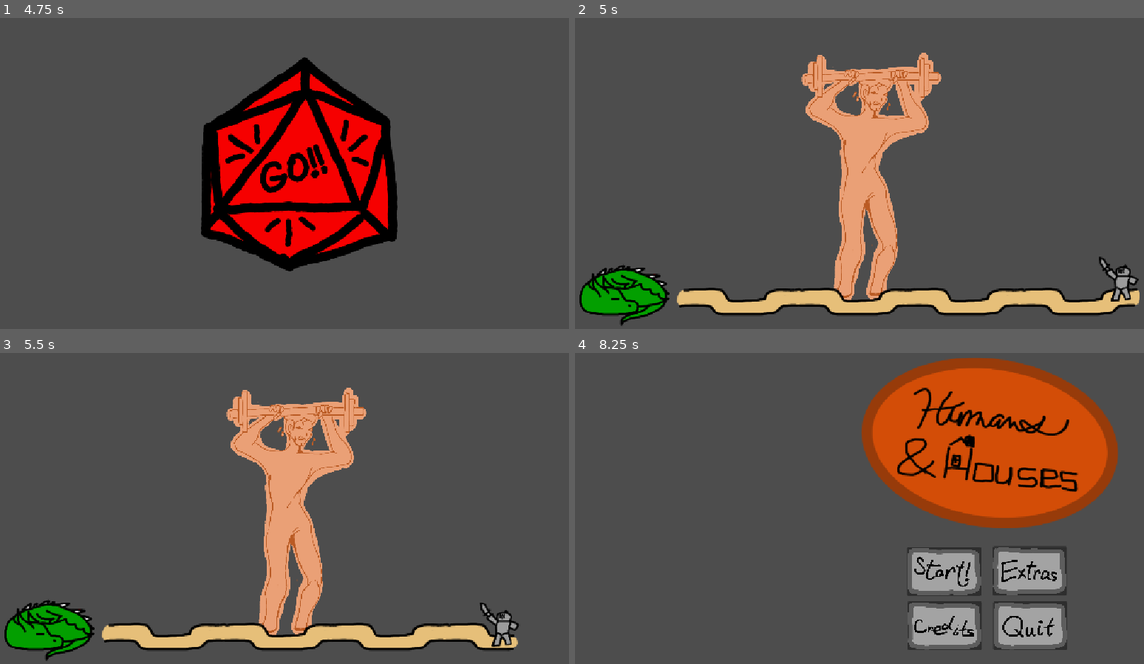
Above: before the commit, frames 1-4 (two rows, left to right).
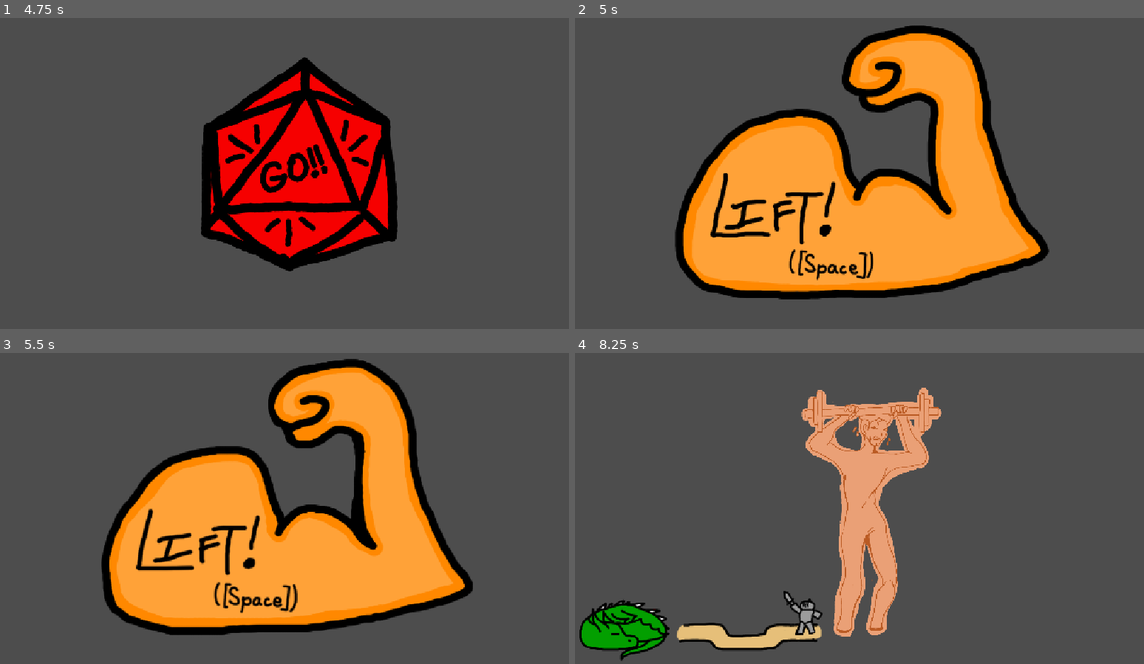
Above: after the commit, the same moments.

Repository: Sharpy796/acm-gamejam-2026
Game: Godot game, scene res://scenes/titlescreen.tscn
The game is run twice, just before and just after one commit, with the same random seed, the same clock (stepped at 60 frames per second) and the same inputs.
Inputs (mouse positions are in pixels of both pictures, inside the frame that each line leads up to):
- Up to frame 1 (4.75 s): click (369, 235) at 0.5 s; click (45, 282) at 1.25 s; click (369, 235) at 2 s; click (170, 167) at 2.75 s; tap Enter at 3.5 s; tap Space at 3.77, 4.25, 4.52 s
- Up to frame 2 (5 s): no input
- Up to frame 3 (5.5 s): no input
- Up to frame 4 (8.25 s): tap Space at 6.02, 6.77, 7.52 s

Frame 1 is identical in both runs. In frame 2, 45% of the frame differs, in the area x 0-100%, y 2-100%; in frame 3, 45%; in frame 4, 35%.

Commit message:
feat: game title splashes done

Diff:
--- a/Globals.gd
+++ b/Globals.gd
@@ -1,6 +1,6 @@
 extends Node
 
-var level1Minigames: Array[String] = ["minigameCoffee","minigameWeights"]
+var level1Minigames: Array[String] = ["transitions/brewcoffee","transitions/lift"]
 var currentMinigame : int = 0
 var currentSpeed : int = 1
 
--- a/scenes/minigames/brewcoffee.gd
+++ b/scenes/minigames/brewcoffee.gd
@@ -15,7 +15,7 @@
 
 func _on_button_pressed() -> void:
 	play()
-	timer.wait_time = 1.5
+	timer.wait_time = 1.5*Globals.getTimerAdjustment()
 	timer.one_shot = true
 	timer.start()
 	minigame_completed.emit()
--- a/scenes/minigames/scottlift.gd
+++ b/scenes/minigames/scottlift.gd
@@ -38,7 +38,7 @@
 		frame = 0
 	else:
 		frame = 2
-		timer.wait_time = 1.5
+		timer.wait_time = 1.5*Globals.getTimerAdjustment()
 		timer.one_shot = true
 		timer.start()
 		continuing = true
--- a/scenes/transitions/animate_countdown.gd
+++ b/scenes/transitions/animate_countdown.gd
@@ -18,6 +18,6 @@
 func _on_timer_timeout() -> void:
 	countdown -= 1
 	if countdown < 0:
-		get_tree().change_scene_to_file("res://scenes/minigames/%s.tscn" % Globals.getCurrentMinigame())
+		get_tree().change_scene_to_file("res://scenes/%s.tscn" % Globals.getCurrentMinigame())
 	else:
 		frame = countdown
--- /dev/null
+++ b/scenes/transitions/brewcoffee.tscn
@@ -0,0 +1,32 @@
+[gd_scene format=3 uid="uid://nknsi1ebmwqh"]
+
+[ext_resource type="Texture2D" uid="uid://do67e4v2154de" path="res://assets/transitionsplashes/brewcoffee/brewcoffee2.png" id="2_gcn4q"]
+[ext_resource type="Script" uid="uid://hqr4akevdpm" path="res://scenes/transitions/transitioncoffee.gd" id="3_ew5k0"]
+[ext_resource type="Texture2D" uid="uid://c2shoia0ocaj3" path="res://assets/transitionsplashes/brewcoffee/brewcoffee3.png" id="3_kr4bh"]
+
+[sub_resource type="SpriteFrames" id="SpriteFrames_lfxu0"]
+animations = [{
+"frames": [{
+"duration": 1.0,
+"texture": ExtResource("2_gcn4q")
+}, {
+"duration": 1.0,
+"texture": ExtResource("3_kr4bh")
+}],
+"loop": 1,
+"name": &"default",
+"speed": 5.0
+}]
+
+[node name="Node2D" type="Node2D" unique_id=130098012]
+
+[node name="AnimatedSprite2D" type="AnimatedSprite2D" parent="." unique_id=1412288358]
+position = Vector2(578, 323)
+sprite_frames = SubResource("SpriteFrames_lfxu0")
+frame_progress = 0.5682893
+speed_scale = 2.0
+script = ExtResource("3_ew5k0")
+
+[node name="Timer" type="Timer" parent="AnimatedSprite2D" unique_id=1910458744]
+
+[connection signal="timeout" from="AnimatedSprite2D/Timer" to="AnimatedSprite2D" method="_on_timer_timeout"]
--- /dev/null
+++ b/scenes/transitions/lift.tscn
@@ -0,0 +1,36 @@
+[gd_scene format=3 uid="uid://bw8c3f81qlol4"]
+
+[ext_resource type="Texture2D" uid="uid://dw6vqkjqadg0v" path="res://assets/transitionsplashes/lift/lift1.png" id="1_mspnj"]
+[ext_resource type="Texture2D" uid="uid://cudn6lr3erpjq" path="res://assets/transitionsplashes/lift/lift2.png" id="2_irtt8"]
+[ext_resource type="Texture2D" uid="uid://cfmkmp1ayl1o1" path="res://assets/transitionsplashes/lift/lift3.png" id="3_j7hl5"]
+[ext_resource type="Script" uid="uid://bjne8b626pjao" path="res://scenes/transitions/transitionlift.gd" id="4_mspnj"]
+
+[sub_resource type="SpriteFrames" id="SpriteFrames_lfxu0"]
+animations = [{
+"frames": [{
+"duration": 1.0,
+"texture": ExtResource("1_mspnj")
+}, {
+"duration": 1.0,
+"texture": ExtResource("2_irtt8")
+}, {
+"duration": 1.0,
+"texture": ExtResource("3_j7hl5")
+}],
+"loop": 2,
+"name": &"default",
+"speed": 3.75
+}]
+
+[node name="Node2D" type="Node2D" unique_id=130098012]
+
+[node name="AnimatedSprite2D" type="AnimatedSprite2D" parent="." unique_id=1412288358]
+position = Vector2(578, 323)
+sprite_frames = SubResource("SpriteFrames_lfxu0")
+frame_progress = 0.2311403
+speed_scale = 2.0
+script = ExtResource("4_mspnj")
+
+[node name="Timer" type="Timer" parent="AnimatedSprite2D" unique_id=1910458744]
+
+[connection signal="timeout" from="AnimatedSprite2D/Timer" to="AnimatedSprite2D" method="_on_timer_timeout"]
--- /dev/null
+++ b/scenes/transitions/transitioncoffee.gd
@@ -0,0 +1,19 @@
+extends AnimatedSprite2D
+
+@onready var timer: Timer = get_node("Timer")
+
+# Called when the node enters the scene tree for the first time.
+func _ready() -> void:
+	timer.wait_time = 1*Globals.getTimerAdjustment()
+	timer.one_shot = false
+	timer.start()
+	play()
+
+
+# Called every frame. 'delta' is the elapsed time since the previous frame.
+func _process(delta: float) -> void:
+	pass
+
+
+func _on_timer_timeout() -> void:
+	get_tree().change_scene_to_file("res://scenes/minigames/minigameCoffee.tscn")
--- /dev/null
+++ b/scenes/transitions/transitionlift.gd
@@ -0,0 +1,19 @@
+extends AnimatedSprite2D
+
+@onready var timer: Timer = get_node("Timer")
+
+# Called when the node enters the scene tree for the first time.
+func _ready() -> void:
+	timer.wait_time = 1*Globals.getTimerAdjustment()
+	timer.one_shot = false
+	timer.start()
+	play()
+
+
+# Called every frame. 'delta' is the elapsed time since the previous frame.
+func _process(delta: float) -> void:
+	pass
+
+
+func _on_timer_timeout() -> void:
+	get_tree().change_scene_to_file("res://scenes/minigames/minigameWeights.tscn")
Binary file added: assets/transitionsplashes/brewcoffee/brewcoffee1.png
Not shown, added: assets/transitionsplashes/brewcoffee/brewcoffee1.png.import
Binary file added: assets/transitionsplashes/brewcoffee/brewcoffee2.png
Not shown, added: assets/transitionsplashes/brewcoffee/brewcoffee2.png.import
Binary file added: assets/transitionsplashes/brewcoffee/brewcoffee3.png
Not shown, added: assets/transitionsplashes/brewcoffee/brewcoffee3.png.import
Binary file added: assets/transitionsplashes/lift/lift1.png
Not shown, added: assets/transitionsplashes/lift/lift1.png.import
Binary file added: assets/transitionsplashes/lift/lift2.png
Not shown, added: assets/transitionsplashes/lift/lift2.png.import
Binary file added: assets/transitionsplashes/lift/lift3.png
Not shown, added: assets/transitionsplashes/lift/lift3.png.import
(and 2 more such lines)
